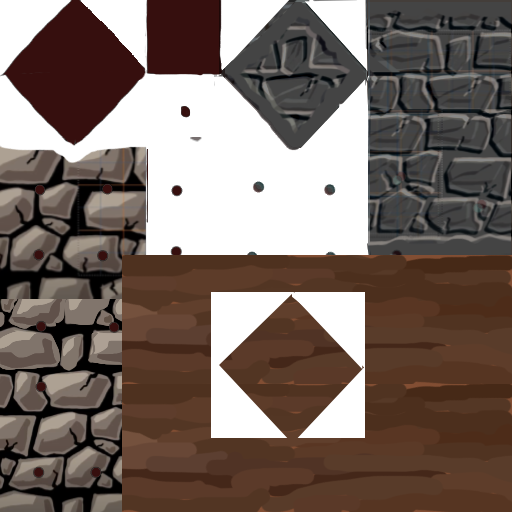
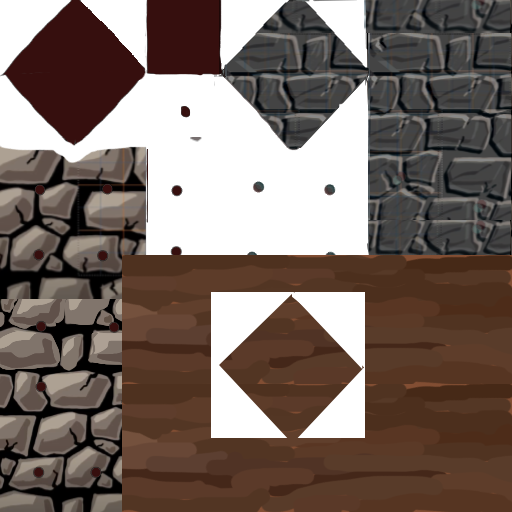
Layered file, before and after one edit (w=512, h=512). Changes by layer:
renamed "Layer 1" to "Layer 6", moved it above "Layer 4", painted on it over (222, 0, 511, 255)
"Layer 4": opacity 47% → 100%, painted on it over (222, 0, 511, 255)
